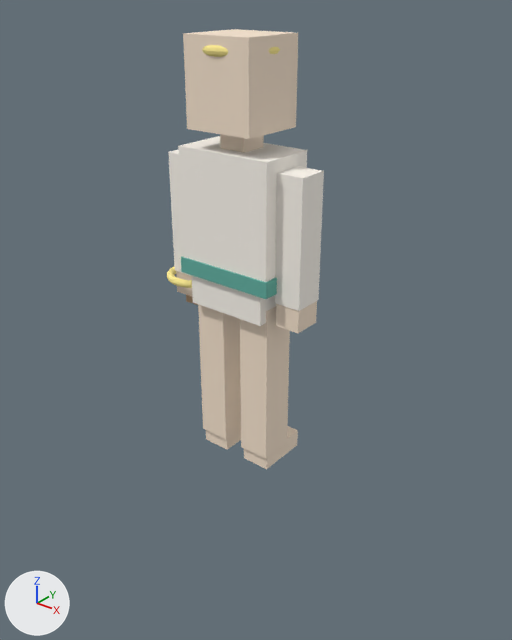
The glTF model characters/apollo.glb, before and after one commit.
Both versions are drawn from a camera (50 mm lens) standing at (2.1, -2.52, 2.4) and looking at (-0.01, 0.12, 0.76). Lighting does not change. The marker at lower left points along +X, +Y and +Z. The older version comes first. Where no turn or scale is listed for an object, it has been applied to the vertices. Vertices at exactly the same position are counted once.

Names of what the first picture shows: 'arm_L_hand', 'arm_L_upper', 'arm_R_hand', 'arm_R_upper', 'head', 'hips', 'leg_L_shin', 'leg_R_foot', 'leg_R_shin', 'outfit_belt_0', 'torso' and 5 more.
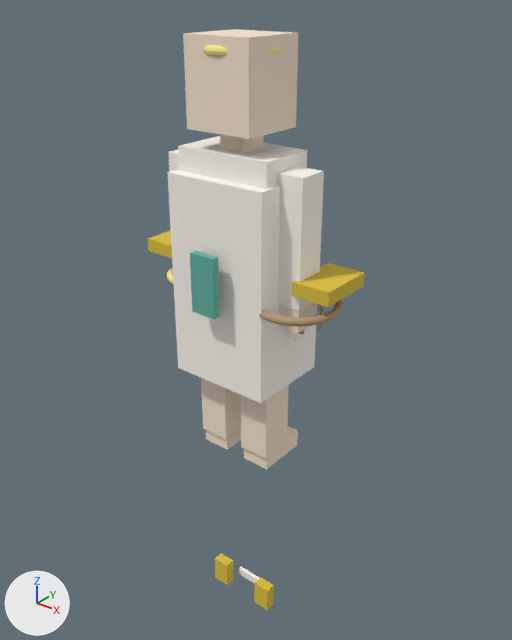
What changed in the scene script:
```text
Change me_cube_010:
    where me_cube_010.from_pydata(...)  # 8 vertices, 12 faces; spans x -1.0..1.0, y -1.0..1.0, z -1.0..1.0
    remove me_cube_010.materials.append(mat_apollo_skin)  # beige #f8e5cf
    add me_cube_010.materials.append(mat_apollo_primary)  # white #fffaf1
Change me_cube_018:
    used by ob_prop_lyre_1; parent = ob_prop_lyre; location = (0.0, 0.0, 0.25); scale = (0.1, 0.015, 0.015)
    remove me_cube_018.from_pydata(...)  # 8 vertices, 12 faces; spans x -1.0..1.0, y -1.0..1.0, z -1.0..1.0
    remove me_cube_018.materials.append(mat_apollo_gold)  # yellow #ffee93
    add me_cube_018.from_pydata(...)  # 8 vertices, 12 faces; spans x -0.28..0.28, y -0.23..0.23, z -0.52..0.52
    me_cube_018 part 1: the whole mesh is scaled about its middle by (0.28, 0.23, 0.525)
    add me_cube_018.materials.append(mat_apollo_primary)  # white #fffaf1
Change me_cube_012:
    where me_cube_012.from_pydata(...)  # 8 vertices, 12 faces; spans x -1.0..1.0, y -1.0..1.0, z -1.0..1.0
    remove me_cube_012.materials.append(mat_apollo_skin)  # beige #f8e5cf
    add me_cube_012.materials.append(mat_apollo_primary)  # white #fffaf1
Change ob_arm_l_upper:
    ob_arm_l_upper: bpy.data.objects.new('arm_L_upper', me_cube_009) -> bpy.data.objects.new('arm_L_upper', me_cube_010)
Change ob_arm_r_upper:
    ob_arm_r_upper: bpy.data.objects.new('arm_R_upper', me_cube_011) -> bpy.data.objects.new('arm_R_upper', me_cube_012)
Change ob_face_mouth:
    ob_face_mouth.parent: ob_head -> ob_prop_bow
    ob_face_mouth.location: (0.0, 0.175, -0.1) -> (0.0, 0.0, 0.12)
    ob_face_mouth.scale: (0.05, 0.01, 0.0125) -> (0.0075, 0.0075, 0.2)
Change ob_leg_l_shin:
    ob_leg_l_shin: bpy.data.objects.new('leg_L_shin', me_cube_013) -> bpy.data.objects.new('leg_L_shin', me_cube_014)
Change ob_leg_r_shin:
    ob_leg_r_shin: bpy.data.objects.new('leg_R_shin', me_cube_015) -> bpy.data.objects.new('leg_R_shin', me_cube_016)
Change ob_outfit_belt_0:
    ob_outfit_belt_0: bpy.data.objects.new('outfit_belt_0', me_cube_017) -> bpy.data.objects.new('outfit_belt_0', me_cube_019)
Add ob_prop_bow:
    ob_prop_bow = bpy.data.objects.new('prop_bow', None)
    ob_prop_bow.parent = ob_arm_r
    ob_prop_bow.location = (0.0, 0.0, -0.74)
Add ob_outfit_tunic_0:
    ob_outfit_tunic_0 = bpy.data.objects.new('outfit_tunic_0', me_cube_018)
    ob_outfit_tunic_0.location = (0.0, 0.02, 1.05)
Add ob_outfit_sandals_2:
    ob_outfit_sandals_2 = bpy.data.objects.new('outfit_sandals_2', me_cube_029)  # a box spanning x -0.09..0.09, y -0.01..0.01, z -0.025..0.025; in mat_apollo_primary (white #fffaf1)
    ob_outfit_sandals_2.location = (0.0, 0.05, -1.0)
Add ob_outfit_sandals_1:
    ob_outfit_sandals_1 = bpy.data.objects.new('outfit_sandals_1', me_cube_028)  # a box spanning x -0.05..0.05, y -0.03..0.03, z -0.08..0.08; in mat_apollo_secondary (yellow #ddc03b)
    ob_outfit_sandals_1.location = (0.16, -0.02, -0.98)
Add ob_outfit_sandals_0:
    ob_outfit_sandals_0 = bpy.data.objects.new('outfit_sandals_0', me_cube_028.copy())
    ob_outfit_sandals_0.location = (-0.16, -0.02, -0.98)
Add ob_outfit_armor_4:
    ob_outfit_armor_4 = bpy.data.objects.new('outfit_armor_4', me_cube_026)  # a box spanning x -0.07..0.07, y -0.02..0.02, z -0.15..0.15; in mat_apollo_accent (cyan #62b0a2)
    ob_outfit_armor_4.location = (0.0, -0.28, 1.1)
Add ob_outfit_armor_2:
    ob_outfit_armor_2 = bpy.data.objects.new('outfit_armor_2', me_cube_024)  # a box spanning x -0.1..0.1, y -0.15..0.15, z -0.035..0.035; in mat_apollo_secondary (yellow #ddc03b)
    ob_outfit_armor_2.location = (-0.47, 0.05, 1.12)
Add ob_outfit_armor_1:
    ob_outfit_armor_1 = bpy.data.objects.new('outfit_armor_1', me_cube_024.copy())
    ob_outfit_armor_1.location = (0.47, 0.05, 1.12)
Add ob_prop_bow_4:
    ob_prop_bow_4 = bpy.data.objects.new('prop_bow_4', me_cube_036)  # a box spanning x -0.006..0.006, y -0.006..0.006, z -0.11..0.11; in mat_apollo_wood (beige #b89a78)
    ob_prop_bow_4.location = (0.43, 0.06, 0.98)
Add ob_prop_bow_2:
    ob_prop_bow_2 = bpy.data.objects.new('prop_bow_2', me_cylinder)  # 24 vertices, 44 faces; spans x -0.012..0.012, y -0.012..0.012, z -0.17..0.17; in mat_apollo_wood (beige #b89a78)
    ob_prop_bow_2.location = (0.33, 0.05, 0.99)
Add ob_prop_bow_0:
    ob_prop_bow_0 = bpy.data.objects.new('prop_bow_0', me_torus_002)  # a torus around z (ring radius 0.2, tube radius 0.02) spanning x -0.22..0.22, y -0.22..0.22, z -0.02..0.02; in mat_apollo_wood (beige #b89a78)
    ob_prop_bow_0.location = (0.33, 0.0, 1.0)
```

Pixel boxes [x1, y1, x2, y2] of what changed, in the pictures (512 x 640 px):
'outfit_tunic_0', added
    after: [167, 169, 316, 403]
'outfit_armor_1', added (yellow)
    after: [292, 263, 364, 307]
'outfit_armor_4', added (cyan)
    after: [190, 250, 220, 319]
'outfit_belt_0', recoloured
    both: [181, 256, 277, 299]
'arm_R_hand', recoloured
    both: [279, 303, 317, 333]
'prop_bow_0', added (beige)
    after: [259, 299, 343, 326]
'outfit_sandals_1', added (yellow)
    after: [254, 577, 274, 610]
'outfit_armor_2', added (yellow)
    after: [148, 230, 172, 258]
'outfit_sandals_0', added (yellow)
    after: [215, 553, 233, 585]
'arm_L_hand', recoloured
    both: [176, 271, 192, 296]
'outfit_sandals_2', added
    after: [239, 566, 259, 583]
'prop_bow_4', added
    after: [319, 305, 323, 330]
'face_mouth', moved, rescaled (not visible before)
    after: [294, 332, 298, 342]
'torso', unchanged, covered by the edit
    before: [178, 136, 307, 282]
    after: [178, 136, 307, 189]
'hips', unchanged, covered by the edit
    before: [192, 276, 276, 326]
